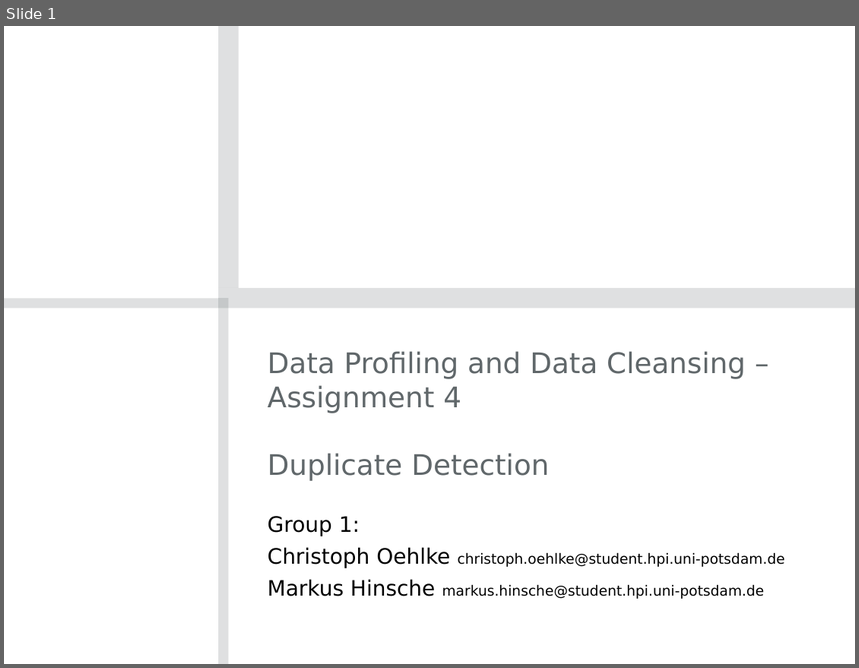
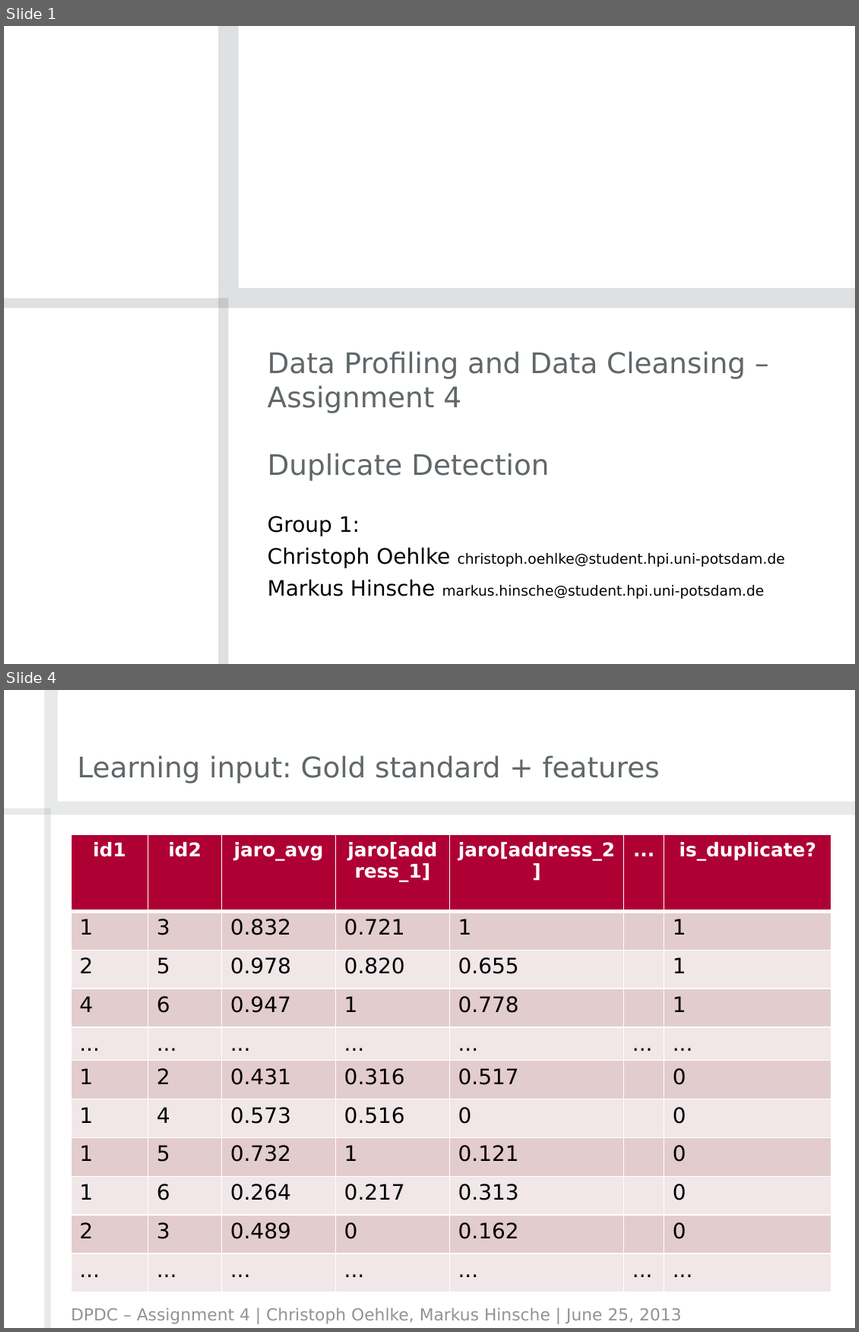
Before and after one commit to crizzy/dpdc-exercises, a slide deck: exercise4/DPDCAssignment4Group01.pptx. Shown one above the other, each under a label of ours: slide 1 before the commit, slides 1 and 4 after it; the slides between them are not shown. The pictures are 859x668 and 859x1332 pixels, drawn with LibreOffice and Linux fonts; fonts in the diff are those of the drawing; background and template pictures are left out. Boxes give left, top, right and bottom in pixels: in the first picture for what was removed or moved away, otherwise in the second. Text is boxed around its words. In the diff, an @@ line names an element or a change of style, - is before the commit and + after.

```diff
--- a/exercise4/DPDCAssignment4Group01.pptx
+++ b/exercise4/DPDCAssignment4Group01.pptx
@@ slide 4 added at (4,690,855,1328), background #FFFFFF @@
@@ title added at (77,755,660,783), 24 pt, text #60676A @@
+Learning input: Gold standard + features
@@ group added at (4,690,855,1328): 4 rectangles @@
@@ table added at (71,834,833,1293), 11 rows, 7 columns @@
+id1 | id2 | jaro_avg | jaro[address_1] | jaro[address_2] | ... | is_duplicate?
+1 | 3 | 0.832 | 0.721 | 1 |  | 1
+2 | 5 | 0.978 | 0.820 | 0.655 |  | 1
+4 | 6 | 0.947 | 1 | 0.778 |  | 1
+... | ... | ... | ... | ... | ... | ...
+1 | 2 | 0.431 | 0.316 | 0.517 |  | 0
+1 | 4 | 0.573 | 0.516 | 0 |  | 0
+1 | 5 | 0.732 | 1 | 0.121 |  | 0
+1 | 6 | 0.264 | 0.217 | 0.313 |  | 0
+2 | 3 | 0.489 | 0 | 0.162 |  | 0
+... | ... | ... | ... | ... | ... | ...
@@ text added at (71,1308,682,1325), 14 pt, text #8E9496 @@
+DPDC – Assignment 4 | Christoph Oehlke, Markus Hinsche | June 25, 2013
```
Also in this commit, not shown: 2 slides changed, 5 other slides added, 3 slides removed.
